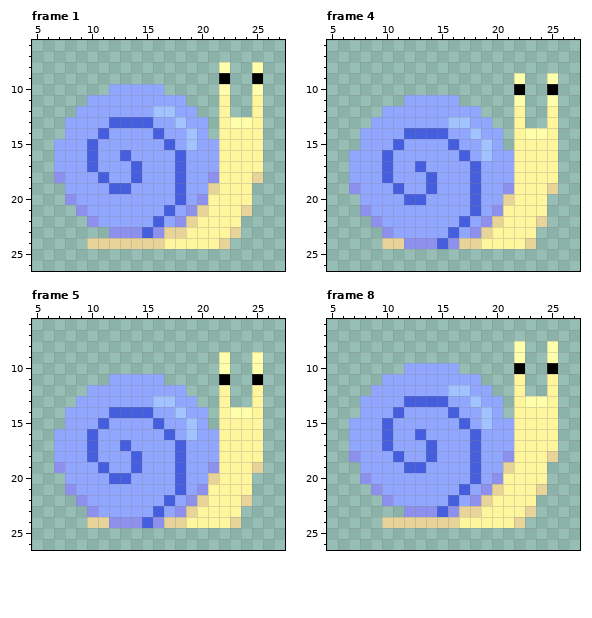
File history of a pixel-art file, The Fallen Guardian/Assets/Art/Characters/Enemies/Snail/Idle/Snail_Idle_Right.aseprite. The picture above was drawn from the file before the commit.
32x32 pixels, 8 frames. Shown: frame 1: x 5..27, y 6..26; frame 4: x 5..27, y 6..26; frame 5: x 5..27, y 6..26; frame 8: x 5..27, y 6..26. The commit also changed other frames, which this record leaves out.
After the commit:
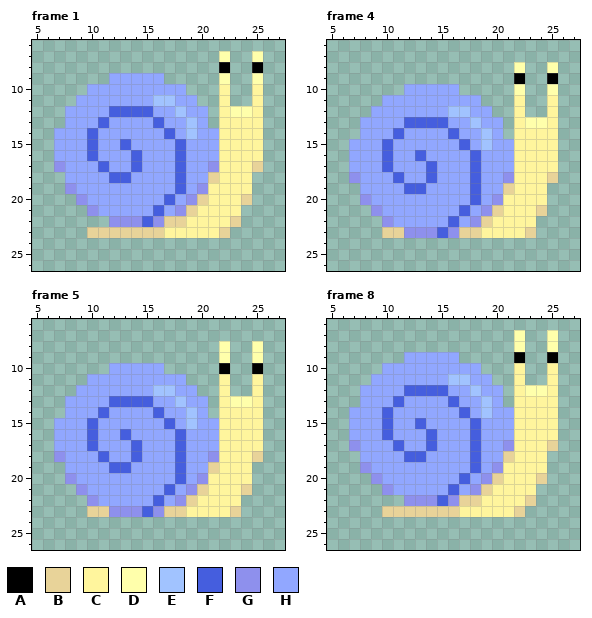
Palette (. is transparent): A #000000  B #e8d399  C #fff59d  D #ffffab  E #a1c3ff  F #455ede  G #8e90ed  H #91a7ff
Change:
Changed rows in their new state; - is an unchanged pixel.
Frame 1, layers "Eyes", "Shell", "Body":
first column x 7:
 7 ---------------D--D
 8 ---------------A--A
 9 -----HHHHH-----D--D
10 ---HH-----HH---C--C
11 --H------EE-H------
12 -H---FFFFHHE-H--DD-
13 ----FHHHHF-HE---CC-
14 H--FH----HF---H----
15 ------F---HFH------
16 ------HF-----------
17 G--HF---------G---B
18 .---HFFH------B---.
19 -G---HH------GC----
20 -.G-------FHGB---B-
21 --.G-----FHGBC---.-
22 ---..GGGFGBBC---B--
23 ---BBBBBBBCC---B.--
24 ---.............---
Frame 4, layers "Eyes", "Shell", "Body":
first column x 7:
 8 ---------------D--D
 9 ---------------A--A
10 -----HHHHH-----D--D
11 ---HH-----HH---C--C
12 --H------EE-H------
13 -H---FFFFHHE-H--DD-
14 ----FHHHHF-HE---CC-
15 H--FH----HF---H----
16 ------F---HFH------
17 ------HF-----------
18 G--HF---------G---B
19 .---HFFH------B---.
20 -G---HH------GC----
21 -.G-------FHGB---B-
22 --.G-----FHGBC---.-
23 ---BBGGGFGBBC---B--
24 ---..............--
Frame 5, layers "Eyes", "Shell", "Body":
first column x 7:
 8 ---------------D--D
10 -----HHHHH-----A--A
11 ---HH-----HH---C--C
12 --H------EE-H------
13 -H---FFFFHHE-H--DD-
14 ----FHHHHF-HE---CC-
15 H--FH----HF---H----
16 ------F---HFH------
17 ------HF-----------
18 G--HF---------G---B
19 .---HFFH------B---.
20 -G---HH------GC----
21 -.G-------FHGB---B-
22 --.G-----FHGBC---.-
23 ---BBGGGFGBBC---B--
24 ---..............--
Frame 8, layers "Eyes", "Shell", "Body":
first column x 7:
 7 ---------------D--D
 9 -----HHHHH-----A--A
10 ---HH-----HH---C--C
11 --H------EE-H------
12 -H---FFFFHHE-H--DD-
13 ----FHHHHF-HE---CC-
14 H--FH----HF---H----
15 ------F---HFH------
16 ------HF-----------
17 G--HF---------G---B
18 .---HFFH------B---.
19 -G---HH------GC----
20 -.G-------FHGB---B-
21 --.G-----FHGBC---.-
22 ---..GGGFGBBC---B--
23 ---BBBBBBBCC---B.--
24 ---.............---
Boxes around the changes in both pictures, in picture pixels (x1, y1, x2, y2):
changed: (54, 51, 263, 249)
changed: (349, 62, 558, 249)
changed: (54, 341, 263, 528)
changed: (349, 330, 558, 528)
